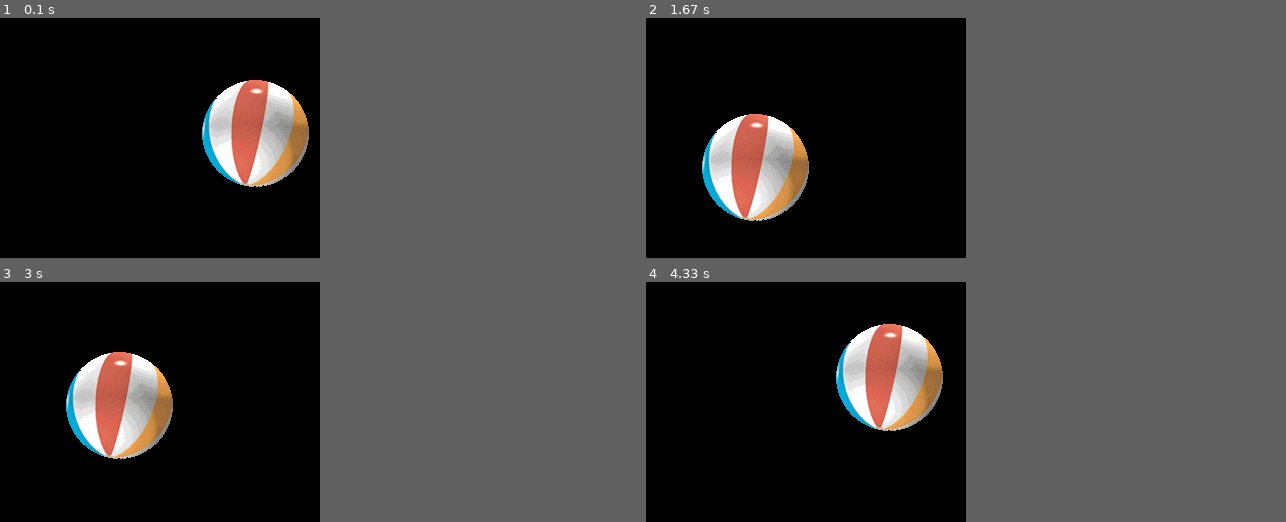
Above: before the commit, frames 1-4 (two rows, left to right).
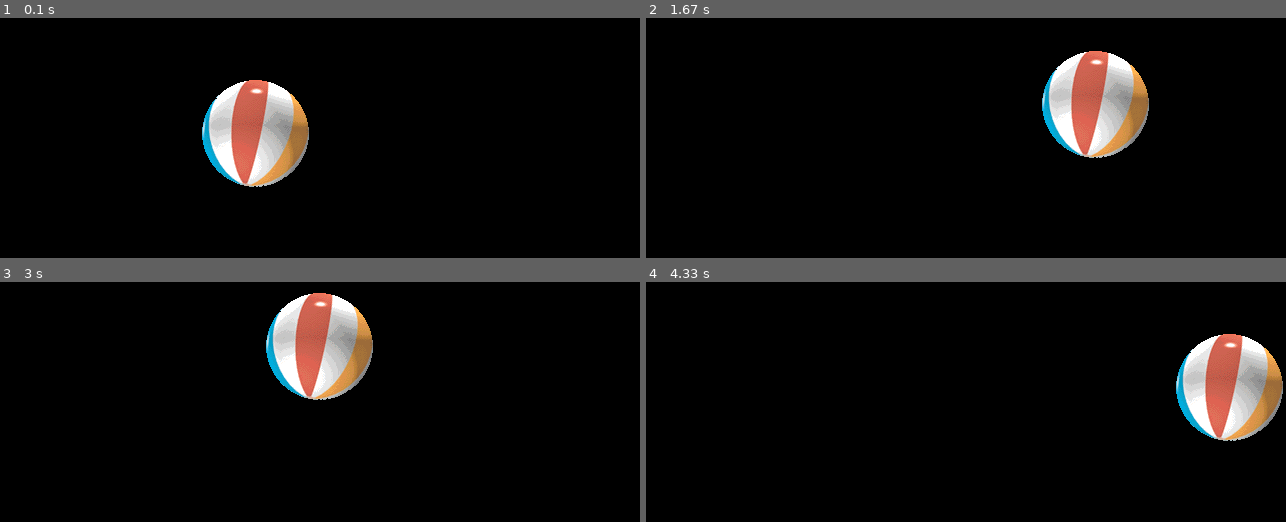
Above: after the commit, the same moments.

Repository: yemGG/BUIE201-Spring2024-Lectures
Game: pygame game, started from pygametest/bouncingball.py
The game is run twice, just before and just after one commit, with the same random seed, the same clock (stepped at 60 frames per second) and the same inputs.
Inputs:
- Up to frame 1 (0.1 s): no input
- Up to frame 2 (1.67 s): hold Up 0.33-0.8 s; hold Down 0.83-1.13 s; hold Up 1.17-1.53 s; hold Down from 1.57 s (still down)
- Up to frame 3 (3 s): release Down at 1.93 s; hold Up 1.97-2.27 s; hold Down 2.3-2.6 s; hold Up from 2.63 s (still down)
- Up to frame 4 (4.33 s): release Up at 3 s; hold Down 3.03-3.4 s; hold Up 3.43-3.73 s; hold Down 3.77-4.07 s; hold Up from 4.1 s (still down)
In our replay, the window is 320x240 before the commit and 640x240 after it. These sizes can differ from the game's own. Grey fills any space a smaller window leaves; there, only what the larger window draws over its background counts as a difference.

The runs differ from the first frame. In frame 1, only the window size differs. In frame 2, 12% of the frame differs, in the area x 8-79%, y 13-85%; in frame 3, 12%; in frame 4, 12%.

Commit message:
Lastest changes

Diff:
--- a/classintro.py
+++ b/classintro.py
@@ -7,7 +7,7 @@
 
 class Apple:
     z = 13
-    def g():
+    def g(self):
         pass
 
     f()
@@ -17,7 +17,7 @@
 
 # Apple is called a class object
 print (Apple.z)
-Apple.g()
+#Apple.g()
 
 # For the class objects th following notation has a spesific meaning:
 # "Create a new instance object"
@@ -25,3 +25,5 @@
 myapple2 = Apple()
 
 print (myapple1.z)
+
+myapple1.g() # by definition this call is trying do this => Apple.g(myapple1)
--- /dev/null
+++ b/classintrotest.py
@@ -0,0 +1,22 @@
+class Apple:
+
+    def __init__(self, color, type, x) -> None:
+        self.color = color
+        self.type = type
+        self.x = x
+        self.q = 0
+
+    def fall(self, y):
+        self.x -= y
+
+
+redamasya = Apple("red", "amasya", 2)
+greenx = Apple("green", "x", 3)
+
+redamasya.fall(3)
+
+greenx.q = 99
+
+print (greenx.q)
+
+print (redamasya.q)
--- a/pygametest/bouncingball.py
+++ b/pygametest/bouncingball.py
@@ -9,7 +9,7 @@
 r = random.randint(2, 6)
 
 
-size = width, height = 320, 240
+size = width, height = 640, 240
 speed = [2, 2]
 black = 0, 0, 0
 
@@ -21,7 +21,13 @@
 
 while 1:
     for event in pygame.event.get():
-        if event.type == pygame.QUIT: sys.exit()
+        if event.type == pygame.QUIT:
+            sys.exit()
+        elif event.type == pygame.KEYDOWN:
+            if event.key == pygame.K_DOWN:
+                speed = [2, 1]
+            if event.key == pygame.K_UP:
+                speed = [2, 2]
 
     ballrect = ballrect.move(speed)
     if ballrect.left < 0 or ballrect.right > width:
